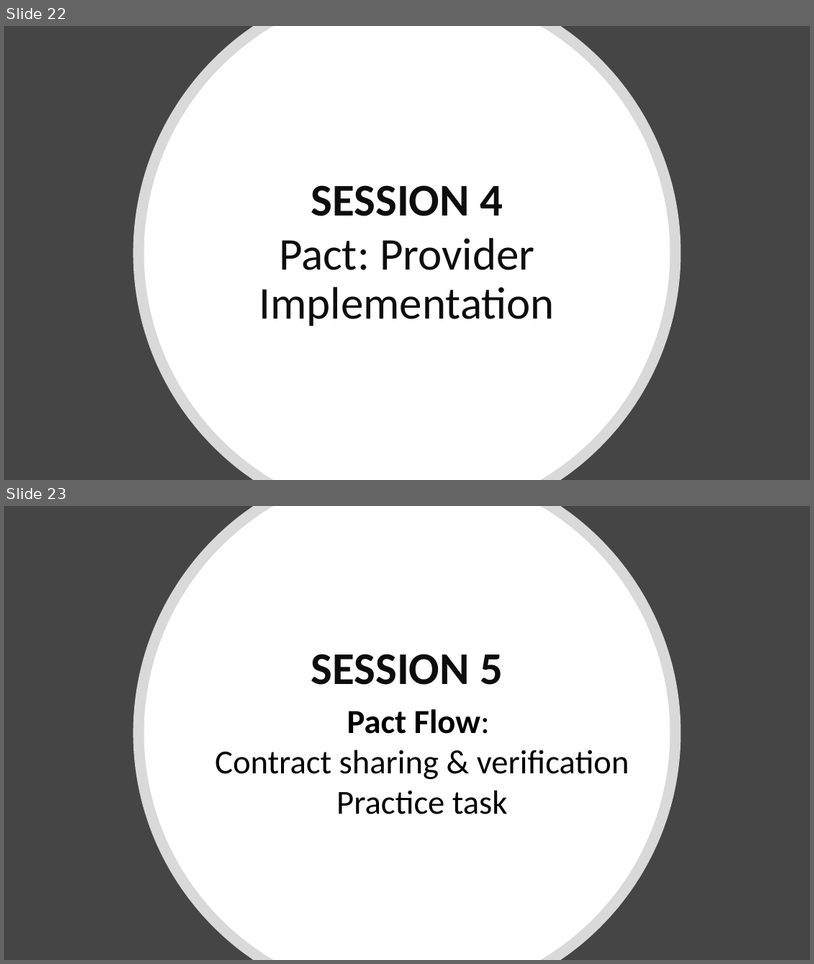
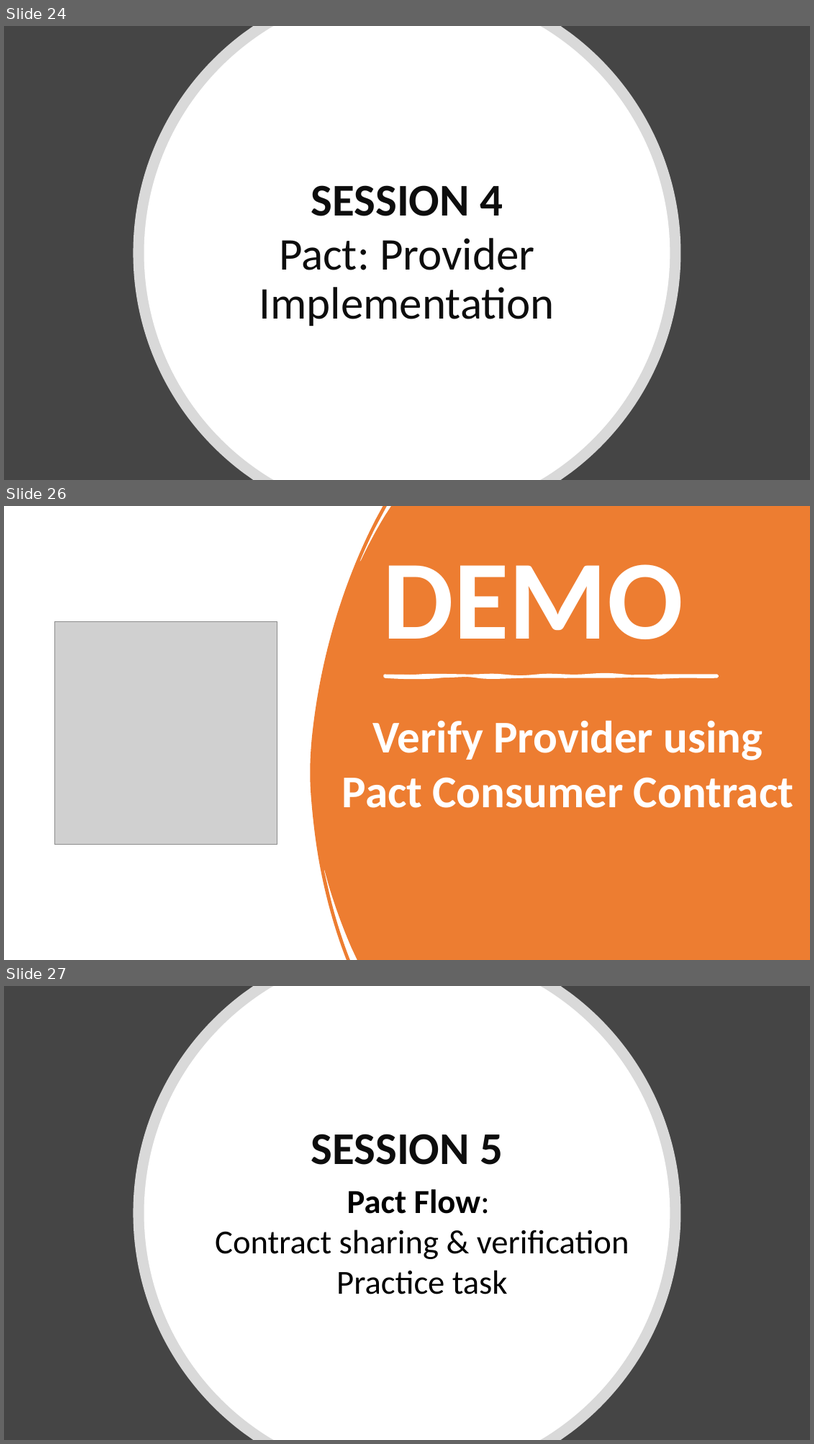
Before and after one commit to Kiranmoy/SpringBootRestService, a slide deck: setup-guide/Hands-on Pact.pptx. Shown one above the other, each under a label of ours: slides 22 and 23 before the commit, slides 24, 26 and 27 after it; the slides between them are not shown. The pictures are 814x964 and 814x1444 pixels, drawn with LibreOffice and Linux fonts; fonts in the diff are those of the drawing; grey boxes stand for pictures. Boxes give left, top, right and bottom in pixels: in the first picture for what was removed or moved away, otherwise in the second. Text is boxed around its words. In the diff, an @@ line names an element or a change of style, - is before the commit and + after.

```diff
--- a/setup-guide/Hands-on Pact.pptx
+++ b/setup-guide/Hands-on Pact.pptx
@@ slide 26 added at (4, 506, 810, 960), background #FFFFFF @@
@@ freeform shape added at (310, 506, 810, 960), fill #ED7D31 @@
@@ title added at (383, 564, 684, 639), 134 pt, text #FFFFFF, bold @@
+DEMO
@@ picture added at (55, 621, 278, 844) @@
@@ freeform shape added at (385, 675, 718, 677), fill #FFFFFF, outline #FFFFFF 3 pt @@
@@ text added at (342, 720, 794, 808), 54 pt, text #FFFFFF, bold @@
+Verify Provider using
+Pact Consumer Contract
@@ what was slide 22 is now slide 24 @@
@@ what was slide 23 is now slide 27 @@
```
Also in this commit, not shown: 3 slides changed, 3 other slides added.
